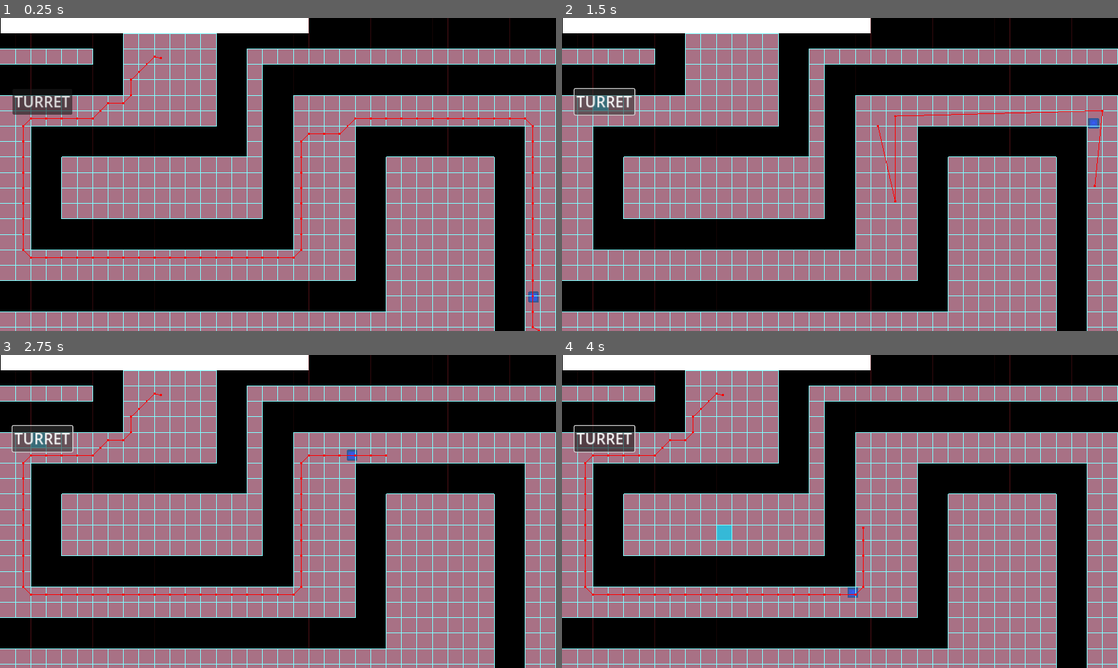
Above: before the commit, frames 1-4 (two rows, left to right).
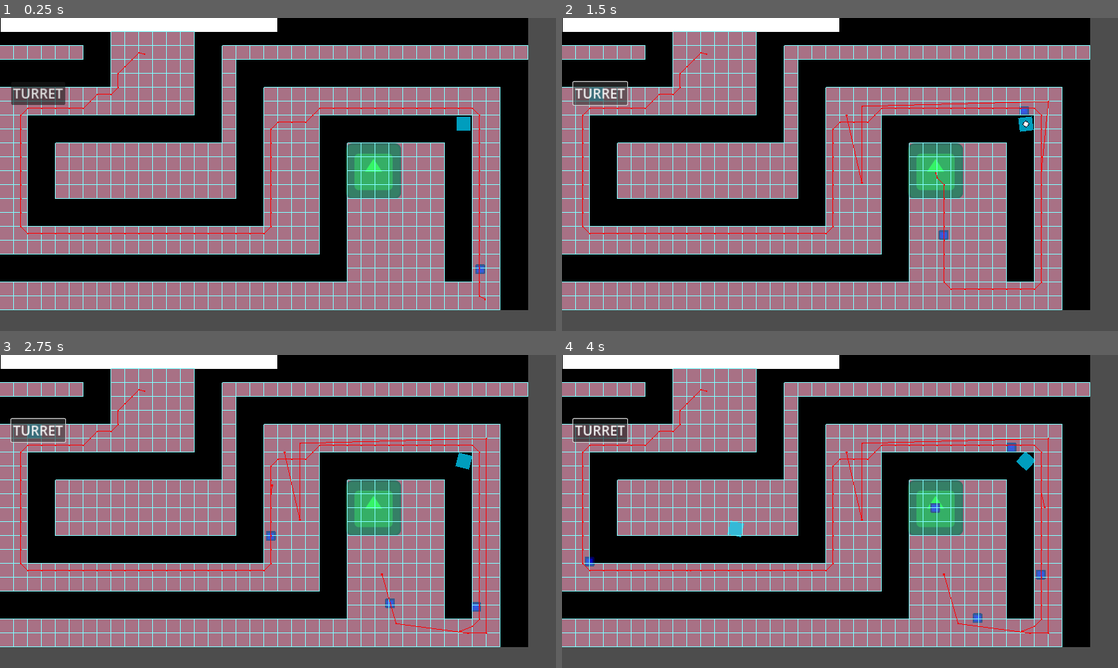
Above: after the commit, the same moments.

Repository: Jon-Hudak/TowerOffense
Game: Godot game, scene res://main.tscn
The game is run twice, just before and just after one commit, with the same random seed, the same clock (stepped at 60 frames per second) and the same inputs. The engine's default icon, where the game draws it, is replaced by a stand-in: a white triangle on a blue panel in a dark square.
Inputs (mouse positions are in pixels of both pictures, inside the frame that each line leads up to):
- Up to frame 1 (0.25 s): no input
- Up to frame 2 (1.5 s): click "TURRET" at 0.5 s; click "TURRET" at 1.25 s
- Up to frame 3 (2.75 s): click "TURRET" at 2 s
- Up to frame 4 (4 s): move the mouse to (962, 495) at 2.77 s; click (962, 495) at 2.85 s; move the mouse to (728, 527) at 3.52 s; click (728, 527) at 3.6 s

The runs differ from the first frame. In frame 1, 58% of the frame differs, in the area x 0-100%, y 0-100%; in frame 2, 58%; in frame 3, 59%; in frame 4, 59%.

Commit message:
wip: Statuses

Diff:
--- /dev/null
+++ b/CreepSpawner.gd
@@ -0,0 +1,17 @@
+extends StaticBody2D
+
+@export var creep = preload("res://creep.tscn")
+@onready var spawn_timer = $SpawnTimer
+
+signal creep_spawning
+
+func _process(delta):
+	pass
+
+func _on_spawn_timer_timeout():
+	spawn_creep()
+
+func spawn_creep():
+	var new_creep = creep.instantiate()
+	new_creep.global_position = global_position
+	creep_spawning.emit(new_creep)
--- a/Health.gd
+++ b/Health.gd
@@ -6,12 +6,12 @@
 	health = max_health
 
 
-func change_health(health_diff):
+func change_health(health_diff: int):
 	health-=health_diff #negative numbers heal
 	if health>max_health:
 		health=max_health
 
 
 
-func set_health(new_health):
+func set_health(new_health: int):
 	health = new_health if new_health<=max_health else max_health
--- a/Hurtbox.gd
+++ b/Hurtbox.gd
@@ -12,6 +12,7 @@
 	#if health_component:
 		#health_component.change_health()
 
-func on_hit(data):
-	health_component.change_health(data.damage)
-	status_receiver.add_statuses(data.status)
+func on_hit(damage, statuses):
+	health_component.change_health(damage)
+	if statuses.size()>0:
+		status_receiver.add_statuses(statuses)
--- /dev/null
+++ b/Projectile.gd
@@ -0,0 +1,25 @@
+extends Area2D
+@export var speed: int = 800
+var target: CharacterBody2D
+
+var damage: int
+var statuses: Array[Dictionary]
+
+# Called when the node enters the scene tree for the first time.
+func _ready():
+	pass # Replace with function body.
+
+
+# Called every frame. 'delta' is the elapsed time since the previous frame.
+func _process(delta):
+
+	var direction = Vector2.RIGHT.rotated(rotation)
+	if target:
+		direction = global_position.direction_to(target.global_position)
+	position += direction * speed * delta
+
+
+func _on_body_entered(body):
+	if body.has_node("Hurtbox"):
+		body.get_node("Hurtbox").on_hit(damage, statuses)
+		queue_free()
--- a/Tower.gd
+++ b/Tower.gd
@@ -1,11 +1,20 @@
 extends StaticBody2D
 
 @export var tower_resource: Tower
+@onready var collision = $CollisionShape2D
+@onready var fire_rate_timer = $fire_rate_timer
+
 var is_preview: bool = true
 
-@onready var collision = $CollisionShape2D
+const projectile: PackedScene = preload("res://projectile.tscn")
+
+
+@export var fire_rate: float = 0.5
+@export var damage: int = 100
+@export var statuses: Array[Dictionary] = [{"name":"speed","amount":100}]
 
 signal tower_built
+signal projectile_shot
 # Called when the node enters the scene tree for the first time.
 func _ready():
 	#set_physics_process(false)
@@ -17,17 +26,31 @@
 	#if is_preview:
 		#global_position=get_global_mouse_position()
 		#
-	pass
+	if $Area2D.has_overlapping_bodies():
+		var target=$Area2D.get_overlapping_bodies()[0]
+		if target.is_in_group("creep"):
+			look_at(target.global_position)
+		if fire_rate_timer.time_left <= 0:
+			shoot_projectile(target)
+			fire_rate_timer.start(fire_rate)
 
 
 func _on_area_2d_body_entered(body):
 
-	if body.has_node("Hurtbox"):
-		body.get_node("Hurtbox").on_hit({"damage":-100, "status":[{"name":"speed","amount":100, "duration":-1}]})
-
+	pass
 
 func build_tower():
 	is_preview=false
 	set_collision_layer_value(1, true)
 	set_physics_process(true)
 	tower_built.emit()
+
+func shoot_projectile(target):
+
+	var new_projectile = projectile.instantiate()
+	new_projectile.rotation=rotation
+	new_projectile.global_position=global_position
+	new_projectile.damage = damage
+	new_projectile.statuses = statuses
+	new_projectile.target = target
+	projectile_shot.emit(new_projectile)
--- /dev/null
+++ b/creep.tscn
@@ -0,0 +1,80 @@
+[gd_scene load_steps=11 format=3 uid="uid://bo30baru3bqpk"]
+
+[ext_resource type="Script" path="res://Creep.gd" id="1_cwhiu"]
+[ext_resource type="Texture2D" uid="uid://b3myts0snbjqj" path="res://icon.svg" id="2_jsxrp"]
+[ext_resource type="Script" path="res://Movement.gd" id="3_scymk"]
+[ext_resource type="Script" path="res://Hurtbox.gd" id="4_8behx"]
+[ext_resource type="Script" path="res://Attack.gd" id="5_2y40s"]
+[ext_resource type="Script" path="res://Pathfinding.gd" id="6_fsusr"]
+[ext_resource type="Script" path="res://Health.gd" id="7_4ec1e"]
+[ext_resource type="Script" path="res://StatusReceiver.gd" id="8_cnff2"]
+
+[sub_resource type="RectangleShape2D" id="RectangleShape2D_nhq3b"]
+size = Vector2(40.3636, 43.4547)
+
+[sub_resource type="RectangleShape2D" id="RectangleShape2D_l7foc"]
+size = Vector2(57.5758, 57.5757)
+
+[node name="Creep" type="CharacterBody2D" groups=["creep"]]
+position = Vector2(1117, 647)
+scale = Vector2(0.385, 0.385)
+collision_layer = 2
+collision_mask = 2
+motion_mode = 1
+wall_min_slide_angle = 0.0
+script = ExtResource("1_cwhiu")
+
+[node name="Icon2" type="Sprite2D" parent="."]
+modulate = Color(0, 0, 1, 1)
+position = Vector2(-2, -1)
+scale = Vector2(0.453125, 0.453125)
+texture = ExtResource("2_jsxrp")
+
+[node name="NavigationAgent2D" type="NavigationAgent2D" parent="."]
+path_desired_distance = 30.1
+target_desired_distance = 33.6
+navigation_layers = 3
+path_postprocessing = 1
+avoidance_enabled = true
+avoidance_layers = 3
+avoidance_mask = 3
+debug_enabled = true
+
+[node name="Timer" type="Timer" parent="."]
+wait_time = 0.5
+autostart = true
+
+[node name="CollisionShape2D" type="CollisionShape2D" parent="."]
+position = Vector2(1.09673e-05, 2.02656e-05)
+rotation = -0.785398
+shape = SubResource("RectangleShape2D_nhq3b")
+
+[node name="RayCast2D" type="RayCast2D" parent="."]
+
+[node name="Movement" type="Node2D" parent="."]
+script = ExtResource("3_scymk")
+
+[node name="Hurtbox" type="Area2D" parent="." node_paths=PackedStringArray("health_component", "status_receiver")]
+script = ExtResource("4_8behx")
+health_component = NodePath("../Health")
+status_receiver = NodePath("../StatusReceiver")
+
+[node name="CollisionShape2D" type="CollisionShape2D" parent="Hurtbox"]
+shape = SubResource("RectangleShape2D_l7foc")
+
+[node name="Attack" type="Node2D" parent="."]
+script = ExtResource("5_2y40s")
+
+[node name="Pathfinding" type="Node2D" parent="."]
+script = ExtResource("6_fsusr")
+
+[node name="Health" type="Node2D" parent="."]
+script = ExtResource("7_4ec1e")
+
+[node name="StatusReceiver" type="Node2D" parent="."]
+script = ExtResource("8_cnff2")
+
+[connection signal="timeout" from="Timer" to="." method="_on_timer_timeout"]
+[connection signal="body_entered" from="Hurtbox" to="Hurtbox" method="_on_body_entered"]
+[connection signal="hit_by_attack" from="Hurtbox" to="." method="_on_hurtbox_hit_by_attack"]
+[connection signal="status_received" from="StatusReceiver" to="." method="_on_status_receiver_status_received"]
--- a/main.gd
+++ b/main.gd
@@ -88,3 +88,12 @@
 	var tile_data = $NavigationRegion2D/TileMap.get_cell_tile_data(0, tile_pos)
 	if tile_data:
 		return tile_data.get_custom_data("tower_base")
+
+
+func _on_tower_projectile_shot(projectile):
+	print(projectile)
+	add_child(projectile)
+
+
+func _on_creep_spawner_creep_spawning(creep):
+	add_child(creep)
--- a/main.tscn
+++ b/main.tscn
@@ -1,18 +1,13 @@
-[gd_scene load_steps=22 format=3 uid="uid://d0jd4qldk8yq1"]
+[gd_scene load_steps=15 format=3 uid="uid://d0jd4qldk8yq1"]
 
 [ext_resource type="Script" path="res://main.gd" id="1_3thlw"]
 [ext_resource type="Texture2D" uid="uid://b3myts0snbjqj" path="res://icon.svg" id="1_qybrp"]
 [ext_resource type="Texture2D" uid="uid://bdcrbc4go3cuj" path="res://Tiles.png" id="1_vy4xu"]
-[ext_resource type="Script" path="res://Creep.gd" id="2_5r15b"]
 [ext_resource type="PackedScene" uid="uid://kdec3t85rj5l" path="res://tower.tscn" id="2_awqon"]
 [ext_resource type="Resource" uid="uid://cjqjokx25hqtb" path="res://resources/speed_tower.tres" id="3_u2pig"]
 [ext_resource type="PackedScene" uid="uid://dtf348ckiseav" path="res://tower_base.tscn" id="5_hqx1l"]
-[ext_resource type="Script" path="res://Movement.gd" id="7_jmpi0"]
-[ext_resource type="Script" path="res://Hurtbox.gd" id="8_ah8c7"]
-[ext_resource type="Script" path="res://Attack.gd" id="9_3opyy"]
-[ext_resource type="Script" path="res://Pathfinding.gd" id="10_gl5t2"]
-[ext_resource type="Script" path="res://Health.gd" id="11_p350w"]
-[ext_resource type="Script" path="res://StatusReceiver.gd" id="12_n210x"]
+[ext_resource type="PackedScene" uid="uid://bo30baru3bqpk" path="res://creep.tscn" id="7_r7ppu"]
+[ext_resource type="Script" path="res://CreepSpawner.gd" id="8_3fiav"]
 
 [sub_resource type="NavigationPolygon" id="NavigationPolygon_4csje"]
 outlines = Array[PackedVector2Array]([PackedVector2Array(12, 0, 17, 352, 641, 360, 651, 8)])
@@ -77,12 +72,6 @@
 [sub_resource type="RectangleShape2D" id="RectangleShape2D_v82qk"]
 size = Vector2(58, 58)
 
-[sub_resource type="RectangleShape2D" id="RectangleShape2D_nhq3b"]
-size = Vector2(40.3636, 43.4547)
-
-[sub_resource type="RectangleShape2D" id="RectangleShape2D_l7foc"]
-size = Vector2(57.5758, 57.5757)
-
 [sub_resource type="RectangleShape2D" id="RectangleShape2D_svd5k"]
 size = Vector2(644, 98)
 
@@ -99,11 +88,11 @@
 tile_set = SubResource("TileSet_w6qk3")
 navigation_visibility_mode = 1
 format = 2
-layer_0/tile_data = PackedInt32Array(-65537, 131074, 0, -1,  …(13307 unchanged characters)… 131074, 0, 1179680, 131074, 1, 1245216, 131074, 0, 1310752, 131074, 1, -131039, 131074, 0, -65503, 131074, 0, 33, 131074, 0, 65569, 131074, 0, 131105, 2, 0, 196641, 196610, 0, 262177, 196610, 1, 327713, 2, 0, 393249, 2, 0, 458785, 196610, 0, 524321, 196610, 1, 589857, 196610, 0, 655393, 196610, 1, 720929, 196610, 0, 786465, 196610, 1, 852001, 196610, 0, 917537, 196610, 1, 983073, 196610, 0, 1048609, 196610, 1, 1114145, 196610, 0, 1179681, 196610, 1, 1245217, 196610, 0, 1310753, 196610, 1, -131038, 131074, 0, -65502, 131074, …(1536 unchanged characters)…
+layer_0/tile_data = PackedInt32Array(-65537, 131074, 0, -1,  …(13307 unchanged characters)… 131074, 0, 1179680, 131074, 1, 1245216, 65538, 1, 1310752, 65538, 1, -131039, 131074, 0, -65503, 131074, 0, 33, 131074, 0, 65569, 131074, 0, 131105, 2, 0, 196641, 196610, 0, 262177, 196610, 1, 327713, 2, 0, 393249, 2, 0, 458785, 196610, 0, 524321, 196610, 1, 589857, 196610, 0, 655393, 196610, 1, 720929, 196610, 0, 786465, 196610, 1, 852001, 196610, 0, 917537, 196610, 1, 983073, 196610, 0, 1048609, 196610, 1, 1114145, 196610, 0, 1179681, 196610, 1, 1245217, 65538, 1, 1310753, 65538, 1, -131038, 131074, 0, -65502, 131074, …(1536 unchanged characters)…
 layer_1/tile_data = PackedInt32Array()
 
 [node name="Tower" parent="NavigationRegion2D" instance=ExtResource("2_awqon")]
-position = Vector2(1310, 173)
+position = Vector2(1068, 244)
 collision_layer = 9
 
 [node name="TowerBase" parent="NavigationRegion2D" instance=ExtResource("5_hqx1l")]
@@ -122,60 +111,7 @@
 position = Vector2(-2, -1)
 shape = SubResource("RectangleShape2D_v82qk")
 
-[node name="Creep" type="CharacterBody2D" parent="."]
-position = Vector2(1117, 647)
-scale = Vector2(0.385, 0.385)
-collision_layer = 2
-motion_mode = 1
-wall_min_slide_angle = 0.0
-script = ExtResource("2_5r15b")
-
-[node name="Icon2" type="Sprite2D" parent="Creep"]
-modulate = Color(0, 0, 1, 1)
-position = Vector2(-2, -1)
-scale = Vector2(0.453125, 0.453125)
-texture = ExtResource("1_qybrp")
-
-[node name="NavigationAgent2D" type="NavigationAgent2D" parent="Creep"]
-path_desired_distance = 30.1
-target_desired_distance = 33.6
-path_postprocessing = 1
-avoidance_enabled = true
-debug_enabled = true
-
-[node name="Timer" type="Timer" parent="Creep"]
-wait_time = 0.5
-autostart = true
-
-[node name="CollisionShape2D" type="CollisionShape2D" parent="Creep"]
-position = Vector2(1.09673e-05, 2.02656e-05)
-rotation = -0.785398
-shape = SubResource("RectangleShape2D_nhq3b")
-
-[node name="RayCast2D" type="RayCast2D" parent="Creep"]
-
-[node name="Movement" type="Node2D" parent="Creep"]
-script = ExtResource("7_jmpi0")
-
-[node name="Hurtbox" type="Area2D" parent="Creep" node_paths=PackedStringArray("health_component", "status_receiver")]
-script = ExtResource("8_ah8c7")
-health_component = NodePath("../Health")
-status_receiver = NodePath("../StatusReceiver")
-
-[node name="CollisionShape2D" type="CollisionShape2D" parent="Creep/Hurtbox"]
-shape = SubResource("RectangleShape2D_l7foc")
-
-[node name="Attack" type="Node2D" parent="Creep"]
-script = ExtResource("9_3opyy")
-
-[node name="Pathfinding" type="Node2D" parent="Creep"]
-script = ExtResource("10_gl5t2")
-
-[node name="Health" type="Node2D" parent="Creep"]
-script = ExtResource("11_p350w")
-
-[node name="StatusReceiver" type="Node2D" parent="Creep"]
-script = ExtResource("12_n210x")
+[node name="Creep" parent="." instance=ExtResource("7_r7ppu")]
 
 [node name="Base" type="StaticBody2D" parent="."]
 position = Vector2(324, -18)
@@ -215,8 +151,21 @@
 theme_override_font_sizes/font_size = 31
 text = "TURRET"
 
-[connection signal="timeout" from="Creep/Timer" to="Creep" method="_on_timer_timeout"]
-[connection signal="body_entered" from="Creep/Hurtbox" to="Creep/Hurtbox" method="_on_body_entered"]
-[connection signal="hit_by_attack" from="Creep/Hurtbox" to="Creep" method="_on_hurtbox_hit_by_attack"]
-[connection signal="status_received" from="Creep/StatusReceiver" to="Creep" method="_on_status_receiver_status_received"]
+[node name="CreepSpawner" type="StaticBody2D" parent="."]
+position = Vector2(860, 352)
+script = ExtResource("8_3fiav")
+
+[node name="CollisionShape2D" type="CollisionShape2D" parent="CreepSpawner"]
+
+[node name="Sprite2D" type="Sprite2D" parent="CreepSpawner"]
+modulate = Color(0, 1, 0, 1)
+texture = ExtResource("1_qybrp")
+
+[node name="SpawnTimer" type="Timer" parent="CreepSpawner"]
+autostart = true
+
+[connection signal="projectile_shot" from="NavigationRegion2D/Tower" to="." method="_on_tower_projectile_shot"]
 [connection signal="pressed" from="CanvasLayer/VBoxContainer/TurretButton" to="." method="_on_turret_button_pressed"]
+[connection signal="creep_spawning" from="CreepSpawner" to="." method="_on_creep_spawner_creep_spawning"]
+[connection signal="timeout" from="CreepSpawner/SpawnTimer" to="." method="_on_spawn_timer_timeout"]
+[connection signal="timeout" from="CreepSpawner/SpawnTimer" to="CreepSpawner" method="_on_spawn_timer_timeout"]
--- a/project.godot
+++ b/project.godot
@@ -17,6 +17,8 @@
 
 [display]
 
+window/size/viewport_width=1280
+window/size/viewport_height=720
 window/stretch/mode="canvas_items"
 window/stretch/aspect="keep_width"
 window/default_link_connection_radius=65.85
--- /dev/null
+++ b/projectile.tscn
@@ -0,0 +1,22 @@
+[gd_scene load_steps=4 format=3 uid="uid://c0ovqqxtqdygw"]
+
+[ext_resource type="Script" path="res://Projectile.gd" id="1_1vvnp"]
+[ext_resource type="Texture2D" uid="uid://qw7c1b87j5i" path="res://assets/BasicProjectile.png" id="2_vlrs4"]
+
+[sub_resource type="CircleShape2D" id="CircleShape2D_csdk1"]
+radius = 9.0
+
+[node name="Projectile" type="Area2D"]
+collision_layer = 0
+collision_mask = 3
+script = ExtResource("1_1vvnp")
+
+[node name="CollisionShape2D" type="CollisionShape2D" parent="."]
+shape = SubResource("CircleShape2D_csdk1")
+
+[node name="Sprite2D" type="Sprite2D" parent="."]
+texture_filter = 1
+scale = Vector2(2, 2)
+texture = ExtResource("2_vlrs4")
+
+[connection signal="body_entered" from="." to="." method="_on_body_entered"]
--- a/tower.tscn
+++ b/tower.tscn
@@ -9,7 +9,7 @@
 [sub_resource type="CircleShape2D" id="CircleShape2D_10i4i"]
 radius = 125.925
 
-[node name="Tower" type="StaticBody2D"]
+[node name="Tower" type="StaticBody2D" groups=["tower"]]
 collision_layer = 8
 collision_mask = 8
 script = ExtResource("1_wqbvu")
@@ -36,4 +36,7 @@
 [node name="CollisionShape2D" type="CollisionShape2D" parent="Area2D"]
 shape = SubResource("CircleShape2D_10i4i")
 
+[node name="fire_rate_timer" type="Timer" parent="."]
+one_shot = true
+
 [connection signal="body_entered" from="Area2D" to="." method="_on_area_2d_body_entered"]
Binary file added: assets/BasicProjectile.png
Not shown, added: assets/BasicProjectile.png.import
